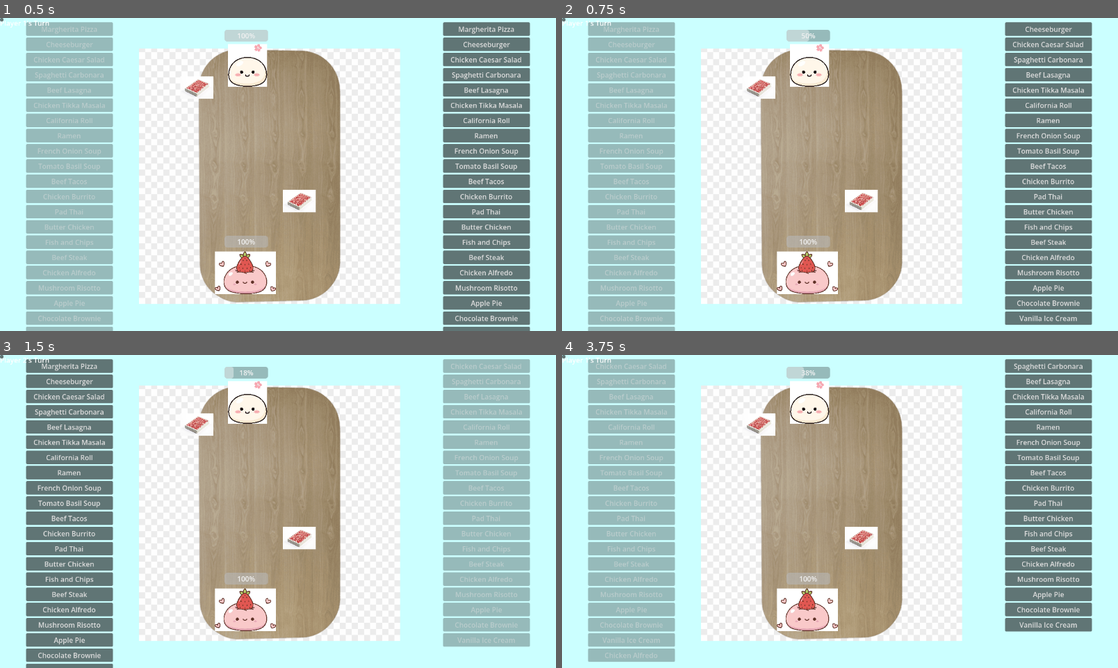
Above: before the commit, frames 1-4 (two rows, left to right).
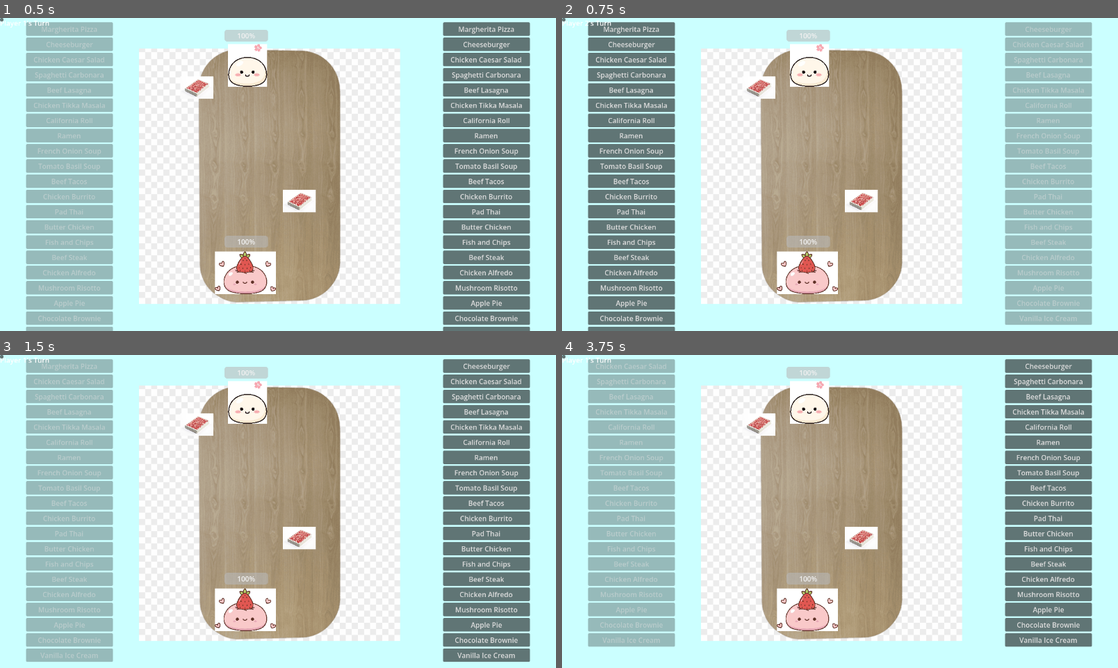
Above: after the commit, the same moments.

Repository: lawskqy/taste-duel
Game: Godot game, scene res://battle.tscn
Same seed, same stepped clock (60 frames per second), same inputs: the game is played once before the commit and once after it. Before the commit the project has no main scene; this scene is started directly in both runs.
Inputs (mouse positions are in pixels of both pictures, inside the frame that each line leads up to):
- Up to frame 1 (0.5 s): no input
- Up to frame 2 (0.75 s): click "Margherita Pizza" at 0.5 s
- Up to frame 3 (1.5 s): click "Cheeseburger" at 1.25 s
- Up to frame 4 (3.75 s): click (628, 367) at 2 s, where only the run before the commit has a clickable "Margherita Pizza"; click "Chicken Caesar Salad" at 2.75 s; click (628, 367) at 3.5 s, where only the run before the commit has a clickable "Cheeseburger"

Frame 1 is identical in both runs. In frame 2, 26% of the frame differs, in the area x 4-96%, y 0-100%; in frame 3, 27%; in frame 4, 3.4%.

Commit message:
add preferrence form, scripts for preference form and winscreen

Diff:
--- a/BattleController.gd
+++ b/BattleController.gd
@@ -10,6 +10,7 @@
 @onready var effect_popup = $UI/Effects
 @onready var card_list_p1 = $Decks/CardDeck/CardList
 @onready var card_list_p2 = $Decks/CardDeck2/CardList
+@onready var win_screen = $WinScreen
 
 enum BattleState {
 	WAITING_FOR_CARD,
@@ -24,7 +25,6 @@
 var extra_turn: bool = false
 
 var effects_pool = {
-	# --- GOOD (1-15) ---
 	1:  {"name": "Deal damage x2",                "category": "good", "type": "persistent", "effect_key": "dmg_mult", "value": 2.0},
 	2:  {"name": "Deal damage x1.5",               "category": "good", "type": "persistent", "effect_key": "dmg_mult", "value": 1.5},
 	3:  {"name": "Deal +10 flat damage",           "category": "good", "type": "persistent", "effect_key": "dmg_flat", "value": 10},
@@ -40,8 +40,6 @@
 	13: {"name": "Play 1 more card",               "category": "good", "type": "instant", "effect_key": "extra_turn", "value": true},
 	14: {"name": "Enemy skips next turn",          "category": "good", "type": "persistent", "effect_key": "skip_turn", "value": true},
 	15: {"name": "Swap pools with opponent",       "category": "good", "type": "instant", "effect_key": "swap_pools", "value": true},
-
-	# --- BAD (16-30) ---
 	16: {"name": "Deal damage x0.5",               "category": "bad", "type": "persistent", "effect_key": "dmg_mult", "value": 0.5},
 	17: {"name": "Deal damage x0.75",              "category": "bad", "type": "persistent", "effect_key": "dmg_mult", "value": 0.75},
 	18: {"name": "Miss your attack entirely",      "category": "bad", "type": "persistent", "effect_key": "dmg_miss", "value": true},
@@ -60,90 +58,19 @@
 }
 
 func _ready():
-	_setup_test_data()
+	_setup_from_game_manager()
 	_start_battle()
 
-func _setup_test_data() -> void:
-	var dish_ids = [
-		"margherita_pizza", "cheeseburger", "caesar_salad", "spaghetti_carbonara",
-		"beef_lasagna", "tikka_masala", "california_roll", "ramen",
-		"french_onion_soup", "tomato_basil_soup", "beef_tacos", "chicken_burrito",
-		"pad_thai", "butter_chicken", "fish_and_chips", "beef_steak",
-		"chicken_alfredo", "mushroom_risotto", "apple_pie", "chocolate_brownie",
-		"vanilla_ice_cream",
-	]
-	var dish_names = {
-		"margherita_pizza": "Margherita Pizza", "cheeseburger": "Cheeseburger",
-		"caesar_salad": "Chicken Caesar Salad", "spaghetti_carbonara": "Spaghetti Carbonara",
-		"beef_lasagna": "Beef Lasagna", "tikka_masala": "Chicken Tikka Masala",
-		"california_roll": "California Roll", "ramen": "Ramen",
-		"french_onion_soup": "French Onion Soup", "tomato_basil_soup": "Tomato Basil Soup",
-		"beef_tacos": "Beef Tacos", "chicken_burrito": "Chicken Burrito",
-		"pad_thai": "Pad Thai", "butter_chicken": "Butter Chicken",
-		"fish_and_chips": "Fish and Chips", "beef_steak": "Beef Steak",
-		"chicken_alfredo": "Chicken Alfredo", "mushroom_risotto": "Mushroom Risotto",
-		"apple_pie": "Apple Pie", "chocolate_brownie": "Chocolate Brownie",
-		"vanilla_ice_cream": "Vanilla Ice Cream",
-	}
-
-	var test_prefs_p1 = {
-		"margherita_pizza":   { "category": "liked",    "rank": 1 },
-		"cheeseburger":       { "category": "liked",    "rank": 2 },
-		"ramen":              { "category": "liked",    "rank": 3 },
-		"beef_tacos":         { "category": "liked",    "rank": 4 },
-		"pad_thai":           { "category": "liked",    "rank": 5 },
-		"chocolate_brownie":  { "category": "liked",    "rank": 6 },
-		"vanilla_ice_cream":  { "category": "liked",    "rank": 7 },
-
-		"caesar_salad":       { "category": "disliked", "rank": 1 },
-		"french_onion_soup":  { "category": "disliked", "rank": 2 },
-		"mushroom_risotto":   { "category": "disliked", "rank": 3 },
-		"fish_and_chips":     { "category": "disliked", "rank": 4 },
-		"tomato_basil_soup":  { "category": "disliked", "rank": 5 },
-		"chicken_alfredo":    { "category": "disliked", "rank": 6 },
-		"apple_pie":          { "category": "disliked", "rank": 7 },
-
-		"spaghetti_carbonara": { "category": "neutral", "rank": 0 },
-		"beef_lasagna":        { "category": "neutral", "rank": 0 },
-		"tikka_masala":        { "category": "neutral", "rank": 0 },
-		"california_roll":     { "category": "neutral", "rank": 0 },
-		"chicken_burrito":     { "category": "neutral", "rank": 0 },
-		"butter_chicken":      { "category": "neutral", "rank": 0 },
-		"beef_steak":          { "category": "neutral", "rank": 0 },
-	}
-
-	var test_prefs_p2 = {
-		"caesar_salad":       { "category": "liked",    "rank": 1 },
-		"mushroom_risotto":   { "category": "liked",    "rank": 2 },
-		"fish_and_chips":     { "category": "liked",    "rank": 3 },
-		"apple_pie":          { "category": "liked",    "rank": 4 },
-		"french_onion_soup":  { "category": "liked",    "rank": 5 },
-		"tomato_basil_soup":  { "category": "liked",    "rank": 6 },
-		"chicken_alfredo":    { "category": "liked",    "rank": 7 },
-
-		"margherita_pizza":   { "category": "disliked", "rank": 1 },
-		"vanilla_ice_cream":  { "category": "disliked", "rank": 2 },
-		"chocolate_brownie":  { "category": "disliked", "rank": 3 },
-		"cheeseburger":       { "category": "disliked", "rank": 4 },
-		"pad_thai":           { "category": "disliked", "rank": 5 },
-		"beef_tacos":         { "category": "disliked", "rank": 6 },
-		"ramen":              { "category": "disliked", "rank": 7 },
-
-		"spaghetti_carbonara": { "category": "neutral", "rank": 0 },
-		"beef_lasagna":        { "category": "neutral", "rank": 0 },
-		"tikka_masala":        { "category": "neutral", "rank": 0 },
-		"california_roll":     { "category": "neutral", "rank": 0 },
-		"chicken_burrito":     { "category": "neutral", "rank": 0 },
-		"butter_chicken":      { "category": "neutral", "rank": 0 },
-		"beef_steak":          { "category": "neutral", "rank": 0 },
-	}
-
-	var items = []
-	for dish_id in dish_ids:
-		items.append(Item.new(dish_id, dish_names[dish_id]))
-
-	player1.setup(test_prefs_p1, items, effects_pool)
-	player2.setup(test_prefs_p2, items, effects_pool)
+func _setup_from_game_manager() -> void:
+	var p1_prefs = GameManager.prefs_p1
+	var p2_prefs = GameManager.prefs_p2
+	var items = GameManager.items
+
+	player1.setup(p1_prefs, items, effects_pool)
+	player2.setup(p2_prefs, items, effects_pool)
+
+
+
 
 func _start_battle() -> void:
 	current_turn = 0
@@ -427,9 +354,8 @@
 func _end_battle() -> void:
 	state = BattleState.BATTLE_OVER
 	var winner = "Player 1" if player2.hp <= 0 else "Player 2"
-	turn_label.text = winner + " wins!"
 	action_button.disabled = true
-	print(winner + " wins! (opponent reached 0 HP)")
+	win_screen.show_result(winner, "reached 0 HP", player1.hp, player2.hp)
 
 func _end_battle_by_hp() -> void:
 	state = BattleState.BATTLE_OVER
@@ -440,9 +366,8 @@
 		winner = "Player 2"
 	else:
 		winner = "Draw"
-	turn_label.text = winner + " wins! (pools exhausted, higher HP)" if winner != "Draw" else "It's a draw!"
 	action_button.disabled = true
-	print(winner, " — pools exhausted. Final HP: P1=", player1.hp, " P2=", player2.hp)
+	win_screen.show_result(winner, "pools exhausted, higher HP", player1.hp, player2.hp)
 
 func _update_ui() -> void:
 	if current_turn == 0:
--- /dev/null
+++ b/DishCard.gd
@@ -0,0 +1,23 @@
+class_name DishCard
+extends PanelContainer
+
+@onready var rank_label = $HBox/RankLabel
+@onready var dish_icon = $HBox/DishIcon
+@onready var dish_name = $HBox/DishName
+
+var item_id: String = ""
+var current_container = null
+
+func setup(id: String, display_name: String, texture: Texture2D = null) -> void:
+	item_id = id
+	dish_name.text = display_name
+	if texture:
+		dish_icon.texture = texture
+	hide_rank()
+
+func show_rank(rank: int) -> void:
+	rank_label.text = str(rank)
+	rank_label.visible = true
+
+func hide_rank() -> void:
+	rank_label.visible = false
--- /dev/null
+++ b/DishCard.tscn
@@ -0,0 +1,20 @@
+[gd_scene format=3 uid="uid://ddqekkrm4dsg4"]
+
+[ext_resource type="Script" uid="uid://c51bgs6xsil6r" path="res://DishCard.gd" id="1_7ey6j"]
+
+[node name="DishCard" type="PanelContainer" unique_id=59150437]
+offset_right = 40.0
+offset_bottom = 40.0
+script = ExtResource("1_7ey6j")
+
+[node name="HBox" type="HBoxContainer" parent="." unique_id=1786773032]
+layout_mode = 2
+
+[node name="RankLabel" type="Label" parent="HBox" unique_id=1538491603]
+layout_mode = 2
+
+[node name="DishIcon" type="TextureRect" parent="HBox" unique_id=1476768848]
+layout_mode = 2
+
+[node name="DishName" type="Label" parent="HBox" unique_id=1184206969]
+layout_mode = 2
--- /dev/null
+++ b/GameManager.gd
@@ -0,0 +1,49 @@
+extends Node
+
+var items: Array = []
+var prefs_p1: Dictionary = {}
+var prefs_p2: Dictionary = {}
+var current_form_player: int = 1
+
+func _ready() -> void:
+	_build_items()
+
+func _build_items() -> void:
+	var dish_data = [
+		["margherita_pizza",  "Margherita Pizza"],
+		["cheeseburger",      "Cheeseburger"],
+		["caesar_salad",      "Chicken Caesar Salad"],
+		["spaghetti_carbonara","Spaghetti Carbonara"],
+		["beef_lasagna",      "Beef Lasagna"],
+		["tikka_masala",      "Chicken Tikka Masala"],
+		["california_roll",   "California Roll"],
+		["ramen",             "Ramen"],
+		["french_onion_soup", "French Onion Soup"],
+		["tomato_basil_soup", "Tomato Basil Soup"],
+		["beef_tacos",        "Beef Tacos"],
+		["chicken_burrito",   "Chicken Burrito"],
+		["pad_thai",          "Pad Thai"],
+		["butter_chicken",    "Butter Chicken"],
+		["fish_and_chips",    "Fish and Chips"],
+		["beef_steak",        "Beef Steak"],
+		["chicken_alfredo",   "Chicken Alfredo"],
+		["mushroom_risotto",  "Mushroom Risotto"],
+		["apple_pie",         "Apple Pie"],
+		["chocolate_brownie", "Chocolate Brownie"],
+		["vanilla_ice_cream", "Vanilla Ice Cream"],
+	]
+	items.clear()
+	for d in dish_data:
+		items.append(Item.new(d[0], d[1]))
+
+func store_preferences(player_idx: int, prefs: Dictionary) -> void:
+	if player_idx == 1:
+		prefs_p1 = prefs
+	else:
+		prefs_p2 = prefs
+
+func reset() -> void:
+	prefs_p1 = {}
+	prefs_p2 = {}
+	current_form_player = 1
+	_build_items()
--- /dev/null
+++ b/Main.gd
@@ -0,0 +1,58 @@
+extends Control
+
+@onready var form_container = $FormContainer
+
+const PREFERENCE_FORM = preload("res://preferenceForm.tscn")
+const BATTLE_SCENE = "res://battle.tscn"
+
+var current_form: Control = null
+
+func _ready() -> void:
+	GameManager.reset()
+	_show_form_for_player(1)
+
+func _show_form_for_player(player_idx: int) -> void:
+	if current_form:
+		current_form.queue_free()
+		current_form = null
+
+	var form = PREFERENCE_FORM.instantiate()
+	form_container.add_child(form)
+	current_form = form
+
+	form.form_submitted.connect(_on_form_submitted)
+	form.setup(player_idx, GameManager.items)
+
+func _on_form_submitted(player_idx: int, prefs: Dictionary) -> void:
+	GameManager.store_preferences(player_idx, prefs)
+
+	if player_idx == 1:
+		_show_pass_device_prompt()
+	else:
+		get_tree().change_scene_to_file(BATTLE_SCENE)
+
+func _show_pass_device_prompt() -> void:
+	if current_form:
+		current_form.queue_free()
+		current_form = null
+
+	var label = Label.new()
+	label.text = "Player 1 done!\nPass the device to Player 2.\n\nPress anywhere to continue."
+	label.horizontal_alignment = HORIZONTAL_ALIGNMENT_CENTER
+	label.vertical_alignment = VERTICAL_ALIGNMENT_CENTER
+	label.set_anchors_preset(Control.PRESET_FULL_RECT)
+	label.add_theme_font_size_override("font_size", 28)
+	form_container.add_child(label)
+
+	await get_tree().create_timer(0.5).timeout
+	set_process_input(true)
+
+var _waiting_for_tap: bool = false
+
+func _input(event: InputEvent) -> void:
+	if event is InputEventMouseButton and event.pressed:
+		if form_container.get_child_count() > 0:
+			var child = form_container.get_child(0)
+			if child is Label:
+				set_process_input(false)
+				_show_form_for_player(2)
--- /dev/null
+++ b/Main.tscn
@@ -0,0 +1,20 @@
+[gd_scene format=3 uid="uid://cqow47bch5ocs"]
+
+[ext_resource type="Script" uid="uid://dt2ofan62emnk" path="res://Main.gd" id="1_glv2v"]
+
+[node name="Main" type="Control" unique_id=737472077]
+layout_mode = 3
+anchors_preset = 15
+anchor_right = 1.0
+anchor_bottom = 1.0
+grow_horizontal = 2
+grow_vertical = 2
+script = ExtResource("1_glv2v")
+
+[node name="FormContainer" type="Control" parent="." unique_id=1848722049]
+layout_mode = 1
+anchors_preset = 15
+anchor_right = 1.0
+anchor_bottom = 1.0
+grow_horizontal = 2
+grow_vertical = 2
--- /dev/null
+++ b/PreferenceForm.gd
@@ -0,0 +1,198 @@
+extends Control
+
+@onready var player_label = $Header/PlayerLabel
+@onready var timer_label = $Header/TimerLabel
+@onready var randomize_btn = $Header/Buttons/RandomizeButton
+@onready var confirm_btn = $Header/Buttons/ConfirmButton
+@onready var pool_grid = $Pool/PoolGrid
+@onready var dislike_list = $Columns/DislikeColumn/DislikeList
+@onready var neutral_list = $Columns/NeutralColumn/NeutralList
+@onready var like_list = $Columns/LikeColumn/LikeList
+
+const DISH_CARD = preload("res://DishCard.tscn")
+const TIME_LIMIT = 120
+
+var dishes: Array = []
+var current_player: int = 1
+var time_remaining: float = TIME_LIMIT
+var timer_running: bool = false
+var dragging_card = null
+var drag_offset: Vector2 = Vector2.ZERO
+var drag_ghost = null
+
+var all_lists: Array = []
+
+signal form_submitted(player_idx: int, preferences: Dictionary)
+
+func _ready() -> void:
+	all_lists = [pool_grid, dislike_list, neutral_list, like_list]
+	randomize_btn.pressed.connect(_on_randomize)
+	confirm_btn.pressed.connect(_on_confirm)
+	confirm_btn.disabled = true
+
+func setup(player_idx: int, items: Array) -> void:
+	current_player = player_idx
+	player_label.text = "Player %d — Sort your dishes" % player_idx
+	dishes = items
+	_populate_pool()
+	timer_running = true
+
+func _populate_pool() -> void:
+	for child in pool_grid.get_children():
+		child.queue_free()
+	for item in dishes:
+		var card = DISH_CARD.instantiate()
+		pool_grid.add_child(card)
+		card.setup(item.id, item.name)
+		card.current_container = pool_grid
+
+func _process(delta: float) -> void:
+	if timer_running:
+		time_remaining -= delta
+		if time_remaining <= 0:
+			time_remaining = 0
+			timer_running = false
+			_on_randomize()
+		var mins = int(time_remaining) / 60
+		var secs = int(time_remaining) % 60
+		timer_label.text = "%d:%02d" % [mins, secs]
+
+	if drag_ghost:
+		drag_ghost.global_position = get_global_mouse_position() + drag_offset
+
+func _unhandled_input(event: InputEvent) -> void:
+	if event is InputEventMouseButton:
+		if event.button_index == MOUSE_BUTTON_LEFT:
+			if event.pressed:
+				_try_start_drag(event.global_position)
+			else:
+				_end_drag(event.global_position)
+
+func _try_start_drag(mouse_pos: Vector2) -> void:
+	for list in all_lists:
+		for card in list.get_children():
+			if card is DishCard and card.get_global_rect().has_point(mouse_pos):
+				_start_drag(card, mouse_pos)
+				return
+
+func _start_drag(card: DishCard, mouse_pos: Vector2) -> void:
+	dragging_card = card
+	drag_offset = card.global_position - mouse_pos
+
+	drag_ghost = card.duplicate()
+	drag_ghost.modulate.a = 0.7
+	add_child(drag_ghost)
+	drag_ghost.global_position = card.global_position
+
+	card.modulate.a = 0.3
+
+func _end_drag(mouse_pos: Vector2) -> void:
+	if not dragging_card:
+		return
+
+	var target_list = _get_list_under_mouse(mouse_pos)
+	if target_list:
+		_drop_card_into(dragging_card, target_list, mouse_pos)
+	else:
+		dragging_card.modulate.a = 1.0
+
+	if drag_ghost:
+		drag_ghost.queue_free()
+		drag_ghost = null
+	dragging_card = null
+
+	_update_all_ranks()
+	_check_confirm_valid()
+
+func _get_list_under_mouse(mouse_pos: Vector2) -> Control:
+	for list in all_lists:
+		if list.get_global_rect().has_point(mouse_pos):
+			return list
+	return null
+
+func _drop_card_into(card: DishCard, target: Control, mouse_pos: Vector2) -> void:
+	card.get_parent().remove_child(card)
+	card.modulate.a = 1.0
+
+	if target == pool_grid:
+		target.add_child(card)
+		card.current_container = target
+		card.hide_rank()
+		return
+
+	var insert_idx = target.get_child_count()
+	for i in range(target.get_child_count()):
+		var child = target.get_child(i)
+		if mouse_pos.y < child.global_position.y + child.size.y / 2:
+			insert_idx = i
+			break
+
+	target.add_child(card)
+	target.move_child(card, insert_idx)
+	card.current_container = target
+
+func _update_all_ranks() -> void:
+	for list in [dislike_list, neutral_list, like_list]:
+		var rank = 1
+		for card in list.get_children():
+			if card is DishCard:
+				card.show_rank(rank)
+				rank += 1
+	for card in pool_grid.get_children():
+		if card is DishCard:
+			card.hide_rank()
+
+func _on_randomize() -> void:
+	for list in [dislike_list, neutral_list, like_list]:
+		for card in list.get_children():
+			if card is DishCard:
+				list.remove_child(card)
+				pool_grid.add_child(card)
+				card.hide_rank()
+
+	var cards = pool_grid.get_children().filter(func(c): return c is DishCard)
+	cards.shuffle()
+
+	var targets = []
+	for i in range(7): targets.append(dislike_list)
+	for i in range(7): targets.append(neutral_list)
+	for i in range(7): targets.append(like_list)
+
+	for i in range(cards.size()):
+		var card = cards[i]
+		var target = targets[i]
+		pool_grid.remove_child(card)
+		target.add_child(card)
+		card.current_container = target
+
+	_update_all_ranks()
+	_check_confirm_valid()
+
+func _check_confirm_valid() -> void:
+	var dislike_count = dislike_list.get_child_count()
+	var neutral_count = neutral_list.get_child_count()
+	var like_count = like_list.get_child_count()
+	confirm_btn.disabled = not (dislike_count == 7 and neutral_count == 7 and like_count == 7)
+
+func _on_confirm() -> void:
+	timer_running = false
+	var prefs = _build_preferences()
+	emit_signal("form_submitted", current_player, prefs)
+
+func _build_preferences() -> Dictionary:
+	var prefs = {}
+	var category_map = {
+		dislike_list: "disliked",
+		neutral_list: "neutral",
+		like_list: "liked",
+	}
+	for list in [dislike_list, neutral_list, like_list]:
+		var rank = 1
+		for card in list.get_children():
+			if card is DishCard:
+				prefs[card.item_id] = {
+					"category": category_map[list],
+					"rank": rank
+				}
+				rank += 1
+	return prefs
--- /dev/null
+++ b/WinScreen.gd
@@ -0,0 +1,23 @@
+extends CanvasLayer
+
+@onready var title_label = $Dim/Panel/VBox/TitleLabel
+@onready var reason_label = $Dim/Panel/VBox/ReasonLabel
+@onready var hp_label = $Dim/Panel/VBox/HPLabel
+@onready var restart_button = $Dim/Panel/VBox/RestartButton
+
+func _ready() -> void:
+	restart_button.pressed.connect(_on_restart_pressed)
+	visible = false
+
+func show_result(winner: String, reason: String, p1_hp: int, p2_hp: int) -> void:
+	if winner == "Draw":
+		title_label.text = "It's a draw!"
+	else:
+		title_label.text = winner + " wins!"
+	reason_label.text = "(" + reason + ")"
+	hp_label.text = "Final HP — Player 1: %d   Player 2: %d" % [p1_hp, p2_hp]
+	visible = true
+
+func _on_restart_pressed() -> void:
+	GameManager.reset()
+	get_tree().change_scene_to_file("res://Main.tscn")
--- a/battle.tscn
+++ b/battle.tscn
@@ -6,6 +6,7 @@
 [ext_resource type="Texture2D" uid="uid://x3e3e1wnn8v5" path="res://player1.jpg" id="2_i431l"]
 [ext_resource type="Texture2D" uid="uid://slm0f1s3k3up" path="res://player2.jpg" id="3_6t8i5"]
 [ext_resource type="Script" uid="uid://bxugqnugtnuf1" path="res://Player.gd" id="4_dw4jg"]
+[ext_resource type="Script" uid="uid://d1oo40a32knli" path="res://WinScreen.gd" id="7_0npn6"]
 
 [sub_resource type="GDScript" id="GDScript_0npn6"]
 script/source = "extends Sprite2D
@@ -136,3 +137,52 @@
 
 [node name="WinScreen" type="CanvasLayer" parent="." unique_id=689427175]
 visible = false
+script = ExtResource("7_0npn6")
+
+[node name="Dim" type="ColorRect" parent="WinScreen" unique_id=982561653]
+anchors_preset = 15
+anchor_right = 1.0
+anchor_bottom = 1.0
+grow_horizontal = 2
+grow_vertical = 2
+color = Color(0.007843138, 0.007843138, 0.007843138, 0.654902)
+
+[node name="Panel" type="PanelContainer" parent="WinScreen/Dim" unique_id=1016878589]
+custom_minimum_size = Vector2(400, 220)
+layout_mode = 1
+anchors_preset = 8
+anchor_left = 0.5
+anchor_top = 0.5
+anchor_right = 0.5
+anchor_bottom = 0.5
+offset_left = -20.0
+offset_top = -20.0
+offset_right = 20.0
+offset_bottom = 20.0
+grow_horizontal = 2
+grow_vertical = 2
+
+[node name="VBox" type="VBoxContainer" parent="WinScreen/Dim/Panel" unique_id=980247231]
+layout_mode = 2
+
+[node name="TitleLabel" type="Label" parent="WinScreen/Dim/Panel/VBox" unique_id=1641576090]
+layout_mode = 2
+theme_override_font_sizes/font_size = 32
+horizontal_alignment = 1
+vertical_alignment = 1
+
+[node name="ReasonLabel" type="Label" parent="WinScreen/Dim/Panel/VBox" unique_id=776093870]
+layout_mode = 2
+horizontal_alignment = 1
+vertical_alignment = 1
+
+[node name="HPLabel" type="Label" parent="WinScreen/Dim/Panel/VBox" unique_id=1562397657]
+layout_mode = 2
+
+[node name="Spacer" type="Control" parent="WinScreen/Dim/Panel/VBox" unique_id=2144071889]
+custom_minimum_size = Vector2(0, 16)
+layout_mode = 2
+
+[node name="RestartButton" type="Button" parent="WinScreen/Dim/Panel/VBox" unique_id=294271872]
+layout_mode = 2
+text = "Play Again"
--- /dev/null
+++ b/node_2d.tscn
@@ -0,0 +1,3 @@
+[gd_scene format=3 uid="uid://4pqund3nukl7"]
+
+[node name="Node2D" type="Node2D" unique_id=1619091450]
--- /dev/null
+++ b/preferenceForm.tscn
@@ -0,0 +1,82 @@
+[gd_scene format=3 uid="uid://101qcf3iqhcx"]
+
+[ext_resource type="Script" uid="uid://rxoclqjjy0ry" path="res://PreferenceForm.gd" id="1_j7t3q"]
+
+[node name="PreferenceForm" type="Control" unique_id=1407856260]
+layout_mode = 3
+anchors_preset = 15
+anchor_right = 1.0
+anchor_bottom = 1.0
+grow_horizontal = 2
+grow_vertical = 2
+script = ExtResource("1_j7t3q")
+
+[node name="Background" type="ColorRect" parent="." unique_id=82395402]
+layout_mode = 0
+offset_right = 40.0
+offset_bottom = 40.0
+
+[node name="Header" type="HBoxContainer" parent="." unique_id=2101909733]
+layout_mode = 0
+offset_right = 40.0
+offset_bottom = 40.0
+
+[node name="PlayerLabel" type="Label" parent="Header" unique_id=619678323]
+layout_mode = 2
+
+[node name="TimerLabel" type="Label" parent="Header" unique_id=1618073625]
+layout_mode = 2
+
+[node name="Buttons" type="HBoxContainer" parent="Header" unique_id=1357622443]
+layout_mode = 2
+
+[node name="RandomizeButton" type="Button" parent="Header/Buttons" unique_id=998663374]
+layout_mode = 2
+text = "Randomize"
+
+[node name="ConfirmButton" type="Button" parent="Header/Buttons" unique_id=2089249518]
+layout_mode = 2
+text = "Confirm"
+
+[node name="Pool" type="VBoxContainer" parent="." unique_id=2127281493]
+layout_mode = 0
+offset_right = 40.0
+offset_bottom = 40.0
+
+[node name="PoolHeader" type="Label" parent="Pool" unique_id=1615329277]
+layout_mode = 2
+
+[node name="PoolGrid" type="GridContainer" parent="Pool" unique_id=1366987980]
+layout_mode = 2
+
+[node name="Columns" type="HBoxContainer" parent="." unique_id=1155287510]
+layout_mode = 0
+offset_right = 40.0
+offset_bottom = 40.0
+
+[node name="DislikeColumn" type="VBoxContainer" parent="Columns" unique_id=422375204]
+layout_mode = 2
+
+[node name="DislikeHeader" type="Label" parent="Columns/DislikeColumn" unique_id=822332970]
+layout_mode = 2
+
+[node name="DislikeList" type="VBoxContainer" parent="Columns/DislikeColumn" unique_id=1832672267]
+layout_mode = 2
+
+[node name="NeutralColumn" type="VBoxContainer" parent="Columns" unique_id=1048030153]
+layout_mode = 2
+
+[node name="NeutralHeader" type="Label" parent="Columns/NeutralColumn" unique_id=1005260035]
+layout_mode = 2
+
+[node name="NeutralList" type="VBoxContainer" parent="Columns/NeutralColumn" unique_id=1307674524]
+layout_mode = 2
+
+[node name="LikeColumn" type="VBoxContainer" parent="Columns" unique_id=1488484870]
+layout_mode = 2
+
+[node name="LikeHeader" type="Label" parent="Columns/LikeColumn" unique_id=1068827629]
+layout_mode = 2
+
+[node name="LikeList" type="VBoxContainer" parent="Columns/LikeColumn" unique_id=317059178]
+layout_mode = 2
--- a/preference_form.tscn
+++ /dev/null
@@ -1,45 +0,0 @@
-[gd_scene format=3 uid="uid://dyofh0vy0hhym"]
-
-[sub_resource type="StyleBoxFlat" id="StyleBoxFlat_loo70"]
-bg_color = Color(0.9721171, 0.7431714, 0.78835976, 1)
-corner_radius_top_left = 14
-corner_radius_top_right = 14
-corner_radius_bottom_right = 14
-corner_radius_bottom_left = 14
-shadow_color = Color(0.27450982, 0.16078432, 0.17254902, 0.42745098)
-shadow_size = 3
-shadow_offset = Vector2(0, 1)
-
-[node name="PreferenceForm" type="Control" unique_id=619603802]
-layout_mode = 3
-anchors_preset = 15
-anchor_right = 1.0
-anchor_bottom = 1.0
-grow_horizontal = 2
-grow_vertical = 2
-
-[node name="ColorRect" type="ColorRect" parent="." unique_id=38856469]
-layout_mode = 1
-anchors_preset = 15
-anchor_right = 1.0
-anchor_bottom = 1.0
-grow_horizontal = 2
-grow_vertical = 2
-
-[node name="HBoxContainer" type="HBoxContainer" parent="." unique_id=947131598]
-custom_minimum_size = Vector2(0, 40)
-layout_mode = 1
-anchors_preset = 10
-anchor_right = 1.0
-offset_left = 5.0
-offset_top = 5.0
-offset_right = 5.0
-offset_bottom = 45.0
-grow_horizontal = 2
-
-[node name="BackButton" type="Button" parent="HBoxContainer" unique_id=1415798364]
-custom_minimum_size = Vector2(120, 20)
-layout_mode = 2
-theme_override_styles/normal = SubResource("StyleBoxFlat_loo70")
-text = "Back
-"
--- a/project.godot
+++ b/project.godot
@@ -11,8 +11,13 @@
 [application]
 
 config/name="New Game Project"
-config/features=PackedStringArray("4.6", "Forward Plus")
+run/main_scene="uid://cqow47bch5ocs"
+config/features=PackedStringArray("4.7", "Forward Plus")
 config/icon="res://icon.svg"
+
+[autoload]
+
+GameManager="*uid://bk0fqw3wjxtcf"
 
 [display]
 
Not shown, added: DishCard.gd.uid
Not shown, added: GameManager.gd.uid
Not shown, added: Main.gd.uid
Not shown, added: PreferenceForm.gd.uid
Not shown, added: WinScreen.gd.uid
